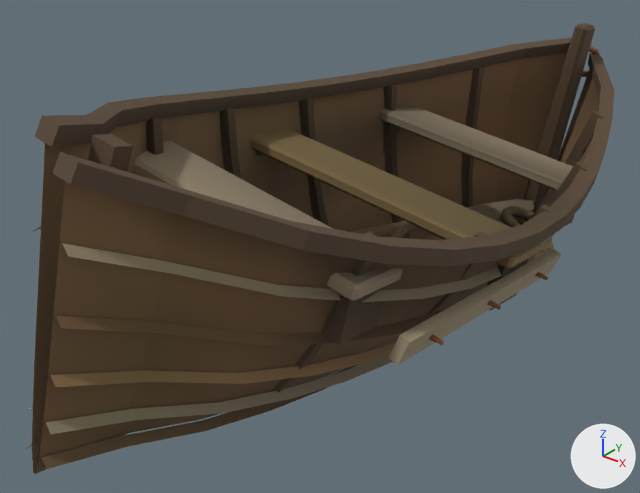
A saved change to the glTF model public/assets/models/rowboat.glb.
Both versions are drawn from a 50 mm lens placed at (1.55, -2.16, 1.63), pointed at (-0.06, -0.14, 0.38). The axes (+X, +Y, +Z) are drawn at lower right. The lights are the same throughout. The older version comes first. Where no turn or scale is listed for an object, it has been applied to the vertices. Vertices at exactly the same position are counted once.

Names of what the first picture shows: 'rowboat'.
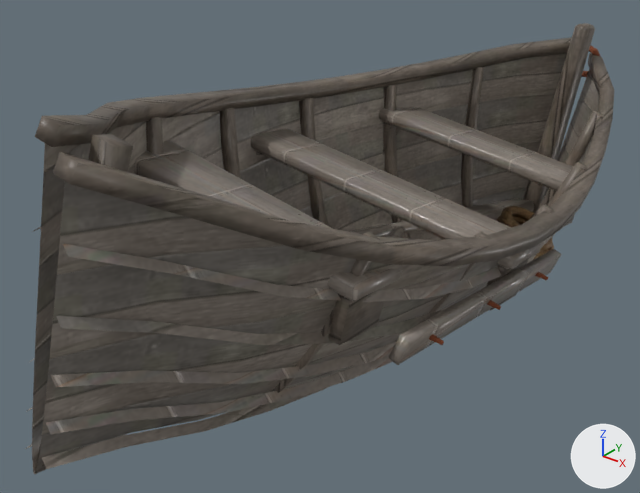
Where the change shows, as pixel boxes [x1, y1, x2, y2] in the pictures (640 x 493 px):
part 1 of me_rowboat_hull, built on (mostly hidden before): before [541, 204, 555, 213]; after [26, 26, 614, 474]
part 2 of me_rowboat_hull, recoloured: [32, 95, 554, 474] in both
part 3 of me_rowboat_hull, recoloured: [30, 110, 554, 434] in both
part 4 of me_rowboat_hull, recoloured: [310, 255, 514, 375] in both
part 5 of me_rowboat_hull, recoloured: [53, 23, 598, 392] in both

What the commit changed:
Picture 'trim_rope_basecolor' (img_trim_rope_basecolor) is new.
Picture 'trim_rope_normal' (img_trim_rope_normal) is new.
Picture 'trim_rope_orm' (img_trim_rope_orm) is new.
Picture 'trim_wood_iron_normal' (img_trim_wood_iron_normal) is new.
Picture 'trim_wood_iron_orm' (img_trim_wood_iron_orm) is new.
Picture 'trim_wood_iron_basecolor' (img_trim_wood_iron_basecolor) is new.
Material 'Trim_rope' (mat_trim_rope) is new.
Uses the picture img_trim_rope_basecolor.
Uses the picture img_trim_rope_normal.
Uses the picture img_trim_rope_orm.
Material 'Trim_wood_iron' (mat_trim_wood_iron) is new.
Uses the picture img_trim_wood_iron_basecolor.
Uses the picture img_trim_wood_iron_normal.
Uses the picture img_trim_wood_iron_orm.
me_rowboat_hull is used by ob_rowboat; location (0.0, 0.0, 0.1).
me_rowboat_hull had 1974 vertices, 3350 faces and spanned x -0.45..0.63, y -1.29..1.42, z -0.19..1.0.
me_rowboat_hull now has 2847 vertices, 5004 faces and spans x -0.45..0.63, y -1.29..1.42, z -0.19..1.0.
me_rowboat_hull part 1: 6 vertices moved within x -0.04..0.59, y 0.16..0.91, z -0.03..0.48; 873 vertices added at x -0.44..0.62, y -1.29..1.38, z -0.15..1.0.
me_rowboat_hull part 2: 188 faces spanning x -0.42..0.54, y -1.29..1.36, z -0.15..0.67 switch from mat_wood_mid to mat_trim_wood_iron.
me_rowboat_hull part 3: 137 faces spanning x -0.42..0.6, y -1.28..1.31, z -0.01..0.71 switch from mat_wood_bleached to mat_trim_wood_iron.
me_rowboat_hull part 4: 69 faces spanning x -0.44..0.59, y -0.94..1.32, z 0.09..0.57 switch from mat_wood_light to mat_trim_wood_iron.
me_rowboat_hull part 5: 446 faces spanning x -0.45..0.63, y -1.27..1.39, z -0.19..1.0 switch from mat_wood_dark to mat_trim_wood_iron.
me_rowboat_hull no longer uses material mat_rope.
me_rowboat_hull gains material mat_trim_rope.
